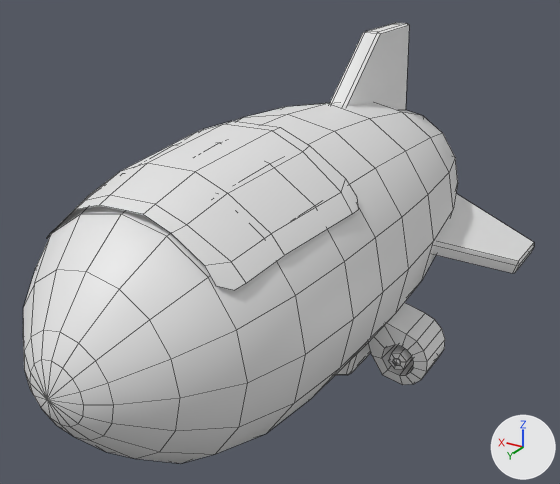
Before and after pictures for a commit that changed the FBX model Assets/Art/Models/Vehicles/Airship_LocalFert.fbx.
Before and after are seen from a 50 mm lens placed at (-1.55, 2.93, 1.47), pointed at (0.15, 0.1, 0.06). The lights are fixed; the arrows at lower right show +X, +Y and +Z. Mesh edges are drawn as thin lines. Where no turn or scale is listed for an object, it has been applied to the vertices.

Before the edit, the objects in view are built like this:
```python
mat_truckcolors_current = principled_material('TruckColors_Current')
mat_truckcolors_current.base_color = (0.8, 0.8, 0.8)  # white #e7e7e7
me_cube_803 = bpy.data.meshes.new('Cube.803')
me_cube_803.from_pydata(...)  # 445 vertices, 432 faces; spans x -0.76..0.98, y -1.44..1.56, z -0.71..0.91
me_cube_803.materials.append(mat_truckcolors_current)  # white #e7e7e7
ob_airship_localfert = bpy.data.objects.new('Airship_LocalFert', me_cube_803)
ob_airship_localfert.location = (0.0, 0.0, 0.0)
```
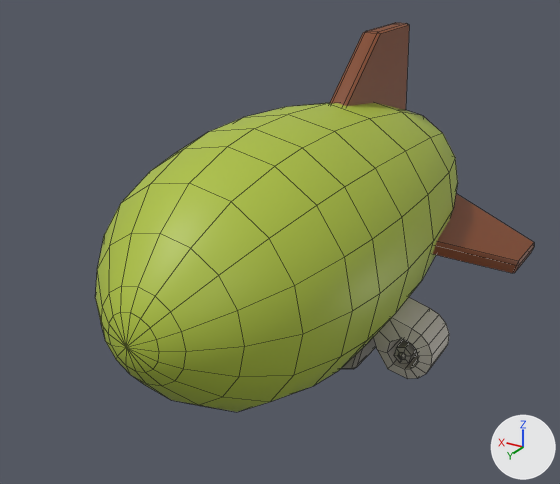
The newer file is also rescaled (x0.992) as a whole; pictures and numbers use the older file's frame.

What differs and where, as boxes (x1, y1, x2, y2) in the pictures (560 x 484 px; the box of a moved part takes in the faces that stretch with it):
'Airship_LocalFert', surface changed, reshaped (14% narrower, 12% shorter): before (23, 23, 534, 463); after (95, 23, 534, 412)
part 1 of me_cube_803, moved or reshaped: before (336, 343, 371, 375); after (341, 337, 376, 369)
part 2 of me_cube_803, moved or reshaped: before (368, 302, 445, 385); after (374, 297, 449, 379)
part 3 of me_cube_803, moved or reshaped: before (389, 345, 412, 369); after (394, 340, 417, 363)
part 4 of me_cube_803, deleted: before (47, 121, 358, 290)
part 5 of me_cube_803, cut back: before (23, 114, 408, 463); after (95, 114, 408, 412)
part 6 of me_cube_803, surface changed: (247, 23, 534, 312) in both

Diff of the bpy script that builds the scene:
```diff
--- a/Assets/Art/Models/Vehicles/Airship_LocalFert.fbx.py
+++ b/Assets/Art/Models/Vehicles/Airship_LocalFert.fbx.py
@@ img_truckcolors_png @@
+img_truckcolors_png = load_image('TruckColors.png', '../../Textures/TruckColors.png', 1024, 1024, 'sRGB')
@@ mat_truckcolors_current @@
 mat_truckcolors_current = principled_material('TruckColors_Current')
-mat_truckcolors_current.base_color = (0.8, 0.8, 0.8)  # white #e7e7e7
+mat_truckcolors_current.texture = img_truckcolors_png
@@ me_cube_803 @@
 # used by ob_airship_localfert; location = (0.0, 0.0, 0.0)
-me_cube_803.from_pydata(...)  # 445 vertices, 432 faces; spans x -0.76..0.98, y -1.44..1.56, z -0.71..0.91
+me_cube_803.from_pydata(...)  # 385 vertices, 388 faces; spans x -0.76..0.98, y -1.44..1.2, z -0.71..0.91
+# me_cube_803 part 1: the loose piece of 24 vertices spanning x -0.31..0.53, y -0.19..0.16, z -0.63..-0.28 is moved by (0.0, -0.06, 0.0)
+# me_cube_803 part 2: the loose piece of 48 vertices spanning x -0.6..-0.29, y -0.15..0.11, z -0.51..-0.21 is moved by (0.0, -0.06, 0.0)
+# me_cube_803 part 3: the loose piece of 31 vertices spanning x -0.52..-0.43, y -0.09..0.14, z -0.42..-0.32 is moved by (0.0, -0.06, 0.0)
+# me_cube_803 part 4: the loose piece of 44 vertices spanning x -0.38..0.61, y 0.35..1.16, z 0.37..0.68 is deleted
+# me_cube_803 part 5
+# 17 vertices are removed from x 0.0..0.24, y 1.52..1.56, z -0.05..0.19
+# 32 faces are deleted
+# 5 vertices in x -0.43..0.12, y 0.35, z -0.52..0.49 move by (0.0, 0.01, 0.0)
+# 4 vertices in x 0.54..0.72, y 0.36, z -0.16..0.49 move by (-0.01, 0.0, 0.0)
+# 86 vertices move from x -0.48..0.71, y 0.35..1.48, z -0.52..0.66 to x -0.47..0.68, y 0.36..1.16, z -0.49..0.66
+# 1 vertex is added at (0.12, 1.2, 0.07)
+# 16 new faces join them
+# me_cube_803 part 6: 266 kept faces spanning x -0.76..0.98, y -1.44..1.16, z -0.71..0.91 get new texture (UV) coordinates
 me_cube_803.materials.append(mat_truckcolors_current)
```
